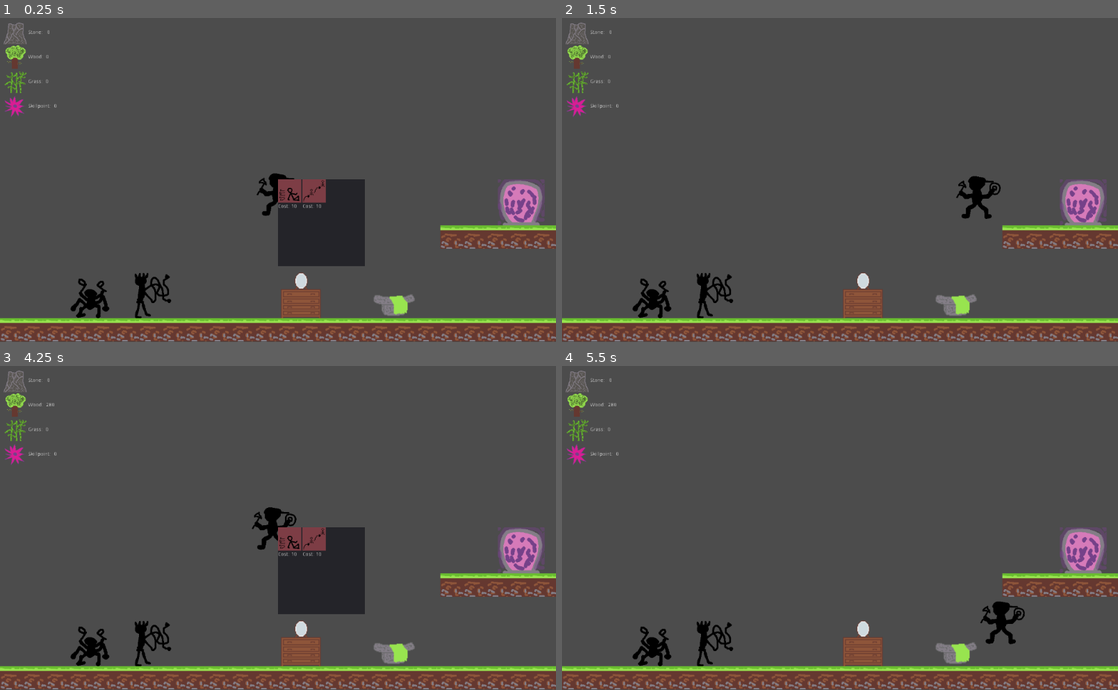
Above: before the commit, frames 1-4 (two rows, left to right).
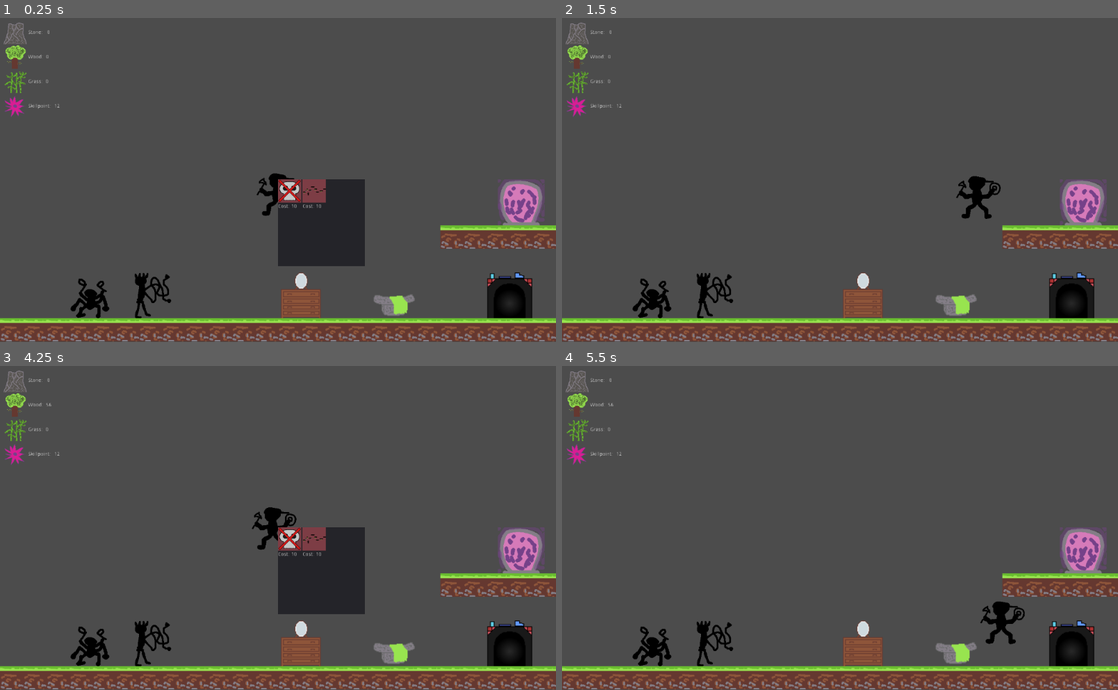
Above: after the commit, the same moments.

Repository: judo347/Project-GatheringPlatform
Game: Godot game, scene res://gamefiles/scenes/World.tscn
Same seed, same stepped clock (60 frames per second), same inputs: the game is played once before the commit and once after it.
Inputs (mouse positions are in pixels of both pictures, inside the frame that each line leads up to):
- Up to frame 1 (0.25 s): no input
- Up to frame 2 (1.5 s): move the mouse to (812, 244) at 0.52 s; hold Right (ui_right) from 0.53 s (still down); click (812, 244) at 0.6 s; tap Up (ui_up) at 0.77, 0.8, 1.07, 1.35 s; move the mouse to (1006, 228) at 1.27 s
- Up to frame 3 (4.25 s): tap Up (ui_up) at 1.52, 1.82, 2.3, 3.02, 3.32, 3.6, 3.77, 4.07 s; click (444, 576) at 1.55 s; move the mouse to (111, 479) at 2.02 s; release Right (ui_right) at 2.03 s; hold Left (ui_left) from 2.03 s (still down); click (111, 479) at 2.1 s; move the mouse to (305, 528) at 2.77 s; click (305, 528) at 2.85 s; move the mouse to (194, 447) at 3.52 s; tap Escape (ui_cancel) at 4.15 s
- Up to frame 4 (5.5 s): move the mouse to (962, 511) at 4.27 s; release Left (ui_left) at 4.28 s; hold Right (ui_right) from 4.28 s (still down); click (962, 511) at 4.35 s; tap Up (ui_up) at 4.52, 4.82, 5.3 s; move the mouse to (728, 544) at 5.02 s; click (728, 544) at 5.1 s

The runs differ from the first frame. In frame 1, 1.3% of the frame differs, in the area x 9-96%, y 26-93%; in frame 2, 1.1%; in frame 3, 1.3%, in the area x 8-96%, y 11-93%; in frame 4, 1.1%.

Commit message:
Added Unique Abilities bench with noDeathPenalty and flipWorld. NoDeathPenalty is working, flipWorld is not.

Diff:
--- a/Project-Gathering Platform/gamefiles/scenes/World.tscn
+++ b/Project-Gathering Platform/gamefiles/scenes/World.tscn
@@ -1,36 +1,44 @@
-[gd_scene load_steps=33 format=2]
+[gd_scene load_steps=39 format=2]
 
 [ext_resource path="res://gamefiles/scripts/Benches.gd" type="Script" id=1]
 [ext_resource path="res://gamefiles/scripts/bench_converter.gd" type="Script" id=2]
 [ext_resource path="res://resources/01/BenchConverter001.png" type="Texture" id=3]
 [ext_resource path="res://gamefiles/scripts/bench_charModder.gd" type="Script" id=4]
 [ext_resource path="res://resources/01/CharModBench001.png" type="Texture" id=5]
-[ext_resource path="res://gamefiles/scenes/Player.tscn" type="PackedScene" id=6]
-[ext_resource path="res://gamefiles/scripts/CharacterSelectionManager.gd" type="Script" id=7]
-[ext_resource path="res://resources/01/Character001.png" type="Texture" id=8]
-[ext_resource path="res://resources/01/Character002.png" type="Texture" id=9]
-[ext_resource path="res://resources/01/Character003.png" type="Texture" id=10]
-[ext_resource path="res://gamefiles/scripts/Portal.gd" type="Script" id=11]
-[ext_resource path="res://resources/01/Portal001.png" type="Texture" id=12]
-[ext_resource path="res://gamefiles/tilesets/tileset02.tres" type="TileSet" id=13]
-[ext_resource path="res://gamefiles/scripts/UIManager.gd" type="Script" id=14]
-[ext_resource path="res://gamefiles/scripts/MaterialConverter.gd" type="Script" id=15]
-[ext_resource path="res://resources/01/Material002.png" type="Texture" id=16]
-[ext_resource path="res://resources/01/Arrow001.png" type="Texture" id=17]
-[ext_resource path="res://resources/01/Skillpoint001.png" type="Texture" id=18]
-[ext_resource path="res://resources/01/Material003.png" type="Texture" id=19]
-[ext_resource path="res://resources/01/Material001.png" type="Texture" id=20]
-[ext_resource path="res://gamefiles/scripts/CharModder.gd" type="Script" id=21]
-[ext_resource path="res://resources/01/CharMod_Deselected001.png" type="Texture" id=22]
-[ext_resource path="res://resources/01/CharModAbility_Slide001.png" type="Texture" id=23]
-[ext_resource path="res://resources/01/CharModAbility_DoubleJump001.png" type="Texture" id=24]
-[ext_resource path="res://gamefiles/scripts/PermanentUIManager.gd" type="Script" id=25]
-[ext_resource path="res://gamefiles/scripts/AchievementManager.gd" type="Script" id=26]
+[ext_resource path="res://gamefiles/scripts/bench_unique_abilities.gd" type="Script" id=6]
+[ext_resource path="res://resources/01/BenchUniqueAbilities001.png" type="Texture" id=7]
+[ext_resource path="res://gamefiles/scenes/Player.tscn" type="PackedScene" id=8]
+[ext_resource path="res://gamefiles/scripts/CharacterSelectionManager.gd" type="Script" id=9]
+[ext_resource path="res://resources/01/Character001.png" type="Texture" id=10]
+[ext_resource path="res://resources/01/Character002.png" type="Texture" id=11]
+[ext_resource path="res://resources/01/Character003.png" type="Texture" id=12]
+[ext_resource path="res://gamefiles/scripts/Portal.gd" type="Script" id=13]
+[ext_resource path="res://resources/01/Portal001.png" type="Texture" id=14]
+[ext_resource path="res://gamefiles/tilesets/tileset02.tres" type="TileSet" id=15]
+[ext_resource path="res://gamefiles/scripts/UIManager.gd" type="Script" id=16]
+[ext_resource path="res://gamefiles/scripts/MaterialConverter.gd" type="Script" id=17]
+[ext_resource path="res://resources/01/Material002.png" type="Texture" id=18]
+[ext_resource path="res://resources/01/Arrow001.png" type="Texture" id=19]
+[ext_resource path="res://resources/01/Skillpoint001.png" type="Texture" id=20]
+[ext_resource path="res://resources/01/Material003.png" type="Texture" id=21]
+[ext_resource path="res://resources/01/Material001.png" type="Texture" id=22]
+[ext_resource path="res://gamefiles/scripts/CharModder.gd" type="Script" id=23]
+[ext_resource path="res://resources/01/CharMod_Deselected001.png" type="Texture" id=24]
+[ext_resource path="res://resources/01/CharModAbility_Slide001.png" type="Texture" id=25]
+[ext_resource path="res://resources/01/CharModAbility_DoubleJump001.png" type="Texture" id=26]
+[ext_resource path="res://gamefiles/scripts/UniqueAbilities.gd" type="Script" id=27]
+[ext_resource path="res://resources/01/UniqueAbilities_noDeathPenalty001.png" type="Texture" id=28]
+[ext_resource path="res://resources/01/UniqueAbilities_worldFlip001.png" type="Texture" id=29]
+[ext_resource path="res://gamefiles/scripts/PermanentUIManager.gd" type="Script" id=30]
+[ext_resource path="res://gamefiles/scripts/AchievementManager.gd" type="Script" id=31]
 
 [sub_resource type="RectangleShape2D" id=1]
 extents = Vector2( 64, 32 )
 
 [sub_resource type="RectangleShape2D" id=2]
+extents = Vector2( 64, 64 )
+
+[sub_resource type="RectangleShape2D" id=7]
 extents = Vector2( 64, 64 )
 
 [sub_resource type="RectangleShape2D" id=3]
@@ -55,6 +63,7 @@
 script = ExtResource( 1 )
 
 [node name="Converter" type="Area2D" parent="Benches"]
+editor/display_folded = true
 position = Vector2( 320, 320 )
 script = ExtResource( 2 )
 
@@ -77,9 +86,27 @@
 [node name="CollisionShape2D" type="CollisionShape2D" parent="Benches/CharacterModder"]
 shape = SubResource( 2 )
 
-[node name="Player" parent="." instance=ExtResource( 6 )]
+[node name="UniqueAbilities" type="Area2D" parent="Benches"]
+position = Vector2( 640, 320 )
+script = ExtResource( 6 )
+__meta__ = {
+"_edit_group_": true
+}
+
+[node name="Sprite" type="Sprite" parent="Benches/UniqueAbilities"]
+scale = Vector2( 2, 2 )
+texture = ExtResource( 7 )
+
+[node name="CollisionShape2D" type="CollisionShape2D" parent="Benches/UniqueAbilities"]
+shape = SubResource( 7 )
+__meta__ = {
+"_edit_group_": true
+}
+
+[node name="Player" parent="." instance=ExtResource( 8 )]
 
 [node name="OutOfBounds" type="Node2D" parent="."]
+editor/display_folded = true
 
 [node name="StaticBody2D" type="StaticBody2D" parent="OutOfBounds"]
 
@@ -140,37 +167,38 @@
 shape = SubResource( 5 )
 
 [node name="Sprite" type="Sprite" parent="CharacterSelection/Slot3"]
-texture = ExtResource( 10 )
+texture = ExtResource( 12 )
 
 [node name="Portal" type="Area2D" parent="."]
 editor/display_folded = true
 position = Vector2( 672, 64 )
-script = ExtResource( 11 )
+script = ExtResource( 13 )
 __meta__ = {
 "_edit_group_": true
 }
 
 [node name="Sprite" type="Sprite" parent="Portal"]
-texture = ExtResource( 12 )
+texture = ExtResource( 14 )
 
 [node name="CollisionShape2D" type="CollisionShape2D" parent="Portal"]
 shape = SubResource( 6 )
 
 [node name="TileMap" type="TileMap" parent="."]
-tile_set = ExtResource( 13 )
+tile_set = ExtResource( 15 )
 format = 1
 tile_data = PoolIntArray( 131079, 0, 0, 131080, 0, 0, 131081, 0, 0, 131082, 0, 0, 131083, 0, 0, 458740, 0, 0, 458741, 0 …(313 unchanged characters)…
 
 [node name="UImaster" type="Node" parent="."]
-script = ExtResource( 14 )
+script = ExtResource( 16 )
 
 [node name="MaterialConverter" type="Panel" parent="UImaster"]
+editor/display_folded = true
 visible = false
 margin_right = 240.0
 margin_bottom = 240.0
 grow_horizontal = 2
 size_flags_horizontal = 0
-script = ExtResource( 15 )
+script = ExtResource( 17 )
 
 [node name="VBoxContainer" type="VBoxContainer" parent="UImaster/MaterialConverter"]
 editor/display_folded = true
@@ -346,11 +374,75 @@
 margin_bottom = 82.0
 text = "Cost: x"
 
+[node name="UniqueAbilities" type="Panel" parent="UImaster"]
+margin_right = 240.0
+margin_bottom = 240.0
+script = ExtResource( 27 )
+
+[node name="VBoxContainer" type="VBoxContainer" parent="UImaster/UniqueAbilities"]
+margin_right = 40.0
+margin_bottom = 40.0
+
+[node name="HBoxContainer" type="HBoxContainer" parent="UImaster/UniqueAbilities/VBoxContainer"]
+margin_right = 132.0
+margin_bottom = 82.0
+
+[node name="NoDeathPenalty" type="VBoxContainer" parent="UImaster/UniqueAbilities/VBoxContainer/HBoxContainer"]
+margin_right = 64.0
+margin_bottom = 82.0
+
+[node name="CenterContainer" type="CenterContainer" parent="UImaster/UniqueAbilities/VBoxContainer/HBoxContainer/NoDeathPenalty"]
+margin_right = 64.0
+margin_bottom = 64.0
+
+[node name="TextureRect2" type="TextureRect" parent="UImaster/UniqueAbilities/VBoxContainer/HBoxContainer/NoDeathPenalty/CenterContainer"]
+margin_right = 64.0
+margin_bottom = 64.0
+texture = ExtResource( 24 )
+
+[node name="TextureRect" type="TextureRect" parent="UImaster/UniqueAbilities/VBoxContainer/HBoxContainer/NoDeathPenalty/CenterContainer"]
+margin_right = 64.0
+margin_bottom = 64.0
+texture = ExtResource( 28 )
+
+[node name="Label" type="Label" parent="UImaster/UniqueAbilities/VBoxContainer/HBoxContainer/NoDeathPenalty"]
+margin_top = 68.0
+margin_right = 64.0
+margin_bottom = 82.0
+text = "Cost: x"
+
+[node name="WorldFlip" type="VBoxContainer" parent="UImaster/UniqueAbilities/VBoxContainer/HBoxContainer"]
+margin_left = 68.0
+margin_right = 132.0
+margin_bottom = 82.0
+
+[node name="CenterContainer" type="CenterContainer" parent="UImaster/UniqueAbilities/VBoxContainer/HBoxContainer/WorldFlip"]
+margin_right = 64.0
+margin_bottom = 64.0
+
+[node name="TextureRect2" type="TextureRect" parent="UImaster/UniqueAbilities/VBoxContainer/HBoxContainer/WorldFlip/CenterContainer"]
+margin_right = 64.0
+margin_bottom = 64.0
+texture = ExtResource( 24 )
+
+[node name="TextureRect" type="TextureRect" parent="UImaster/UniqueAbilities/VBoxContainer/HBoxContainer/WorldFlip/CenterContainer"]
+margin_right = 64.0
+margin_bottom = 64.0
+texture = ExtResource( 29 )
+
+[node name="Label" type="Label" parent="UImaster/UniqueAbilities/VBoxContainer/HBoxContainer/WorldFlip"]
+margin_top = 68.0
+margin_right = 64.0
+margin_bottom = 82.0
+text = "Cost: x"
+
 [node name="PermanentUI" type="Node2D" parent="UImaster"]
+editor/display_folded = true
 position = Vector2( -768, -448 )
-script = ExtResource( 25 )
+script = ExtResource( 30 )
 
 [node name="MarginContainer" type="MarginContainer" parent="UImaster/PermanentUI"]
+editor/display_folded = true
 margin_left = 10.0
 margin_top = 10.0
 margin_right = 10.0
@@ -487,3 +579,7 @@
 [connection signal="mouse_exited" from="UImaster/CharModder/VBoxContainer/HBoxContainer/Slide/Slide/TextureRect" to="UImaster/CharModder" method="mouse_exit_ability" binds= [ 0 ]]
 [connection signal="mouse_entered" from="UImaster/CharModder/VBoxContainer/HBoxContainer/DoubleJump/DoubleJump/TextureRect" to="UImaster/CharModder" method="mouse_entered_ability" binds= [ 1 ]]
 [connection signal="mouse_exited" from="UImaster/CharModder/VBoxContainer/HBoxContainer/DoubleJump/DoubleJump/TextureRect" to="UImaster/CharModder" method="mouse_exit_ability" binds= [ 1 ]]
+[connection signal="mouse_entered" from="UImaster/UniqueAbilities/VBoxContainer/HBoxContainer/NoDeathPenalty/CenterContainer/TextureRect" to="UImaster/UniqueAbilities" method="mouse_entered_ability" binds= [ 1 ]]
+[connection signal="mouse_exited" from="UImaster/UniqueAbilities/VBoxContainer/HBoxContainer/NoDeathPenalty/CenterContainer/TextureRect" to="UImaster/UniqueAbilities" method="mouse_exit_ability" binds= [ 1 ]]
+[connection signal="mouse_entered" from="UImaster/UniqueAbilities/VBoxContainer/HBoxContainer/WorldFlip/CenterContainer/TextureRect" to="UImaster/UniqueAbilities" method="mouse_entered_ability" binds= [ 0 ]]
+[connection signal="mouse_exited" from="UImaster/UniqueAbilities/VBoxContainer/HBoxContainer/WorldFlip/CenterContainer/TextureRect" to="UImaster/UniqueAbilities" method="mouse_exit_ability" binds= [ 0 ]]
--- a/Project-Gathering Platform/gamefiles/scripts/Benches.gd
+++ b/Project-Gathering Platform/gamefiles/scripts/Benches.gd
@@ -2,9 +2,12 @@
 
 var is_player_touching_converter = false
 var is_player_touching_charModder = false
+var is_palyer_touching_uniqueAbilities = false
 
 func show_ui_player_is_touching():
 	if is_player_touching_charModder:
 		get_parent().get_node("UImaster").show_CharModder()
 	elif is_player_touching_converter:
 		get_parent().get_node("UImaster").show_MaterialConverter()
+	elif is_palyer_touching_uniqueAbilities:
+		get_parent().get_node("UImaster").show_UniqueAbilities()
--- a/Project-Gathering Platform/gamefiles/scripts/Killzone.gd
+++ b/Project-Gathering Platform/gamefiles/scripts/Killzone.gd
@@ -7,4 +7,8 @@
 		return
 
 	# get_parent().get_parent().get_node("Player").queue_free()
+
+	# Death penalty
+	playerInventory.trigger_deathPenalty()
+
 	get_tree().change_scene("gamefiles/scenes/World.tscn")
--- a/Project-Gathering Platform/gamefiles/scripts/UIManager.gd
+++ b/Project-Gathering Platform/gamefiles/scripts/UIManager.gd
@@ -12,7 +12,8 @@
 func _process(delta):
 
 	get_node("MaterialConverter").material_converter_tick()
-	get_node("CharModder").charModder_converter_tick()
+	get_node("CharModder").charModder_converter_tick() #TODO rename method (-converter)
+	get_node("UniqueAbilities").uniqueAbilities_tick()
 	close_ui_key_checker()
 
 func close_ui_key_checker():
@@ -32,6 +33,7 @@
 	hide_MaterialConverter()
 	hide_CharModder()
 	hide_AchievementMenu()
+	hide_UniqueAbilities()
 
 func show_MaterialConverter():
 	get_node("MaterialConverter").show()
@@ -45,6 +47,12 @@
 func hide_CharModder():
 	get_node("CharModder").hide()
 
+func show_UniqueAbilities():
+	get_node("UniqueAbilities").show()
+
+func hide_UniqueAbilities():
+	get_node("UniqueAbilities").hide()
+
 func show_AchievementMenu():
 	get_node("UIFullscreens/AchievementMenu").show()
 
--- /dev/null
+++ b/Project-Gathering Platform/gamefiles/scripts/UniqueAbilities.gd
@@ -0,0 +1,69 @@
+extends Panel
+
+var mouseIsOver_noDeathPenalty = false
+var mouseIsOver_worldFlip = false
+
+var is_noDeathPenalty_selected = false
+var is_worldFlip_selected = false
+
+var noDeathPenalty_cost = 10
+var worldFlip_cost = 10
+
+func _ready():
+	get_node("VBoxContainer/HBoxContainer/NoDeathPenalty/Label").text = "Cost: " + str(noDeathPenalty_cost)
+	get_node("VBoxContainer/HBoxContainer/WorldFlip/Label").text = "Cost: " + str(worldFlip_cost)
+
+func uniqueAbilities_tick():
+	if Input.is_action_just_pressed("ui_mouse_left"):
+		if mouseIsOver_noDeathPenalty:
+			if is_noDeathPenalty_selected:
+				change_status_noDeathPenalty(false)
+			else:
+				if playerInventory.skillpoints >= noDeathPenalty_cost:
+					change_status_noDeathPenalty(true)
+		elif mouseIsOver_worldFlip:
+			if is_worldFlip_selected:
+				change_status_worldFlip(false)
+			else:
+				if playerInventory.skillpoints >= worldFlip_cost:
+					change_status_worldFlip(true)
+
+		get_parent().get_node("PermanentUI").update_labels()
+
+func mouse_entered_ability(ability_number):
+	print("Enter ability: ", ability_number)
+
+	match ability_number:
+		0: mouseIsOver_worldFlip = true
+		1: mouseIsOver_noDeathPenalty = true
+
+func mouse_exit_ability(ability_number):
+	print("Exit ability: ", ability_number)
+
+	match ability_number:
+		0: mouseIsOver_worldFlip = false
+		1: mouseIsOver_noDeathPenalty = false
+
+# Called when double jump is selected or de-selected
+func change_status_noDeathPenalty(var isEnabled):
+	if isEnabled:
+		get_node("VBoxContainer/HBoxContainer/NoDeathPenalty/CenterContainer/TextureRect2").texture = global_variables.bench_charModder_background_selected
+		playerInventory.remove_skillpoints(noDeathPenalty_cost)
+	else:
+		get_node("VBoxContainer/HBoxContainer/NoDeathPenalty/CenterContainer/TextureRect2").texture = global_variables.bench_charModder_background_deselected
+		playerInventory.add_skillpoints(noDeathPenalty_cost)
+
+	is_noDeathPenalty_selected = isEnabled
+	playerData.is_noDeathPenalty_enabled = isEnabled
+
+# Called when slide is selected or de-selected
+func change_status_worldFlip(var isEnabled):
+	if isEnabled:
+		get_node("VBoxContainer/HBoxContainer/WorldFlip/CenterContainer/TextureRect2").texture = global_variables.bench_charModder_background_selected
+		playerInventory.remove_skillpoints(worldFlip_cost)
+	else:
+		get_node("VBoxContainer/HBoxContainer/WorldFlip/CenterContainer/TextureRect2").texture = global_variables.bench_charModder_background_deselected
+		playerInventory.add_skillpoints(worldFlip_cost)
+
+	is_worldFlip_selected = isEnabled
+	playerData.is_worldFlip_enabled = isEnabled
--- a/Project-Gathering Platform/gamefiles/scripts/autoload/global_variables.gd
+++ b/Project-Gathering Platform/gamefiles/scripts/autoload/global_variables.gd
@@ -14,3 +14,6 @@
 var bench_charModder_background_deselected = load("res://resources/01/CharMod_Deselected001.png")
 
 var achievement_gameobject = load("res://gamefiles/scenes/game_objects/Achievement.tscn")
+
+# The % of materials lost on death in a level
+var death_penalty_percent = 80
--- a/Project-Gathering Platform/gamefiles/scripts/autoload/playerData.gd
+++ b/Project-Gathering Platform/gamefiles/scripts/autoload/playerData.gd
@@ -5,4 +5,8 @@
 
 # Char modding abilities
 var hasDoubleJump = false
-var hasSlide = true
+var hasSlide = false
+
+# Unique abilities
+var is_noDeathPenalty_enabled = false
+var is_worldFlip_enabled = false
--- a/Project-Gathering Platform/gamefiles/scripts/autoload/playerInventory.gd
+++ b/Project-Gathering Platform/gamefiles/scripts/autoload/playerInventory.gd
@@ -4,7 +4,7 @@
 var material_wood_count = 0
 var material_stone_count = 0
 
-var skillpoints = 0
+var skillpoints = 12 #TODO DEBUG: default = 0
 
 func add_skillpoint():
 	skillpoints =+ 1
@@ -30,6 +30,19 @@
 
 	debug_print() # TODO temp debugging
 
+func trigger_deathPenalty():
+	if playerData.is_noDeathPenalty_enabled:
+		return
+
+	var keep_percent = ((100 - float(global_variables.death_penalty_percent)) / 100)
+
+	print("Death penalty triggered!")
+	print("Keep % = ", keep_percent)
+
+	material_grass_count = material_grass_count * keep_percent
+	material_stone_count = material_stone_count * keep_percent
+	material_wood_count = material_wood_count * keep_percent
+
 func debug_print():
 	print("Player inventory report:")
 	print("Grass amount: ", material_grass_count)
--- /dev/null
+++ b/Project-Gathering Platform/gamefiles/scripts/bench_unique_abilities.gd
@@ -0,0 +1,17 @@
+extends Area2D
+
+# Called when the node enters the scene tree for the first time.
+func _ready():
+	pass # Replace with function body.
+
+func _physics_process(delta):
+	var wasPlayerBodyFound = false
+	var bodies = get_overlapping_bodies()
+	for body in bodies:
+		if body.name == "Player":
+			wasPlayerBodyFound = true
+
+	if wasPlayerBodyFound:
+		get_parent().is_palyer_touching_uniqueAbilities = true
+	else:
+		get_parent().is_palyer_touching_uniqueAbilities = false
Not shown: 19 places in Project-Gathering Platform/gamefiles/scenes/World.tscn that only renumber resources
Binary file added: Project-Gathering Platform/resources/01/BenchUniqueAbilities001.png
Not shown, added: Project-Gathering Platform/resources/01/BenchUniqueAbilities001.png.import
Binary file added: Project-Gathering Platform/resources/01/UniqueAbilities_noDeathPenalty001.png
Not shown, added: Project-Gathering Platform/resources/01/UniqueAbilities_noDeathPenalty001.png.import
Binary file added: Project-Gathering Platform/resources/01/UniqueAbilities_worldFlip001.png
Not shown, added: Project-Gathering Platform/resources/01/UniqueAbilities_worldFlip001.png.import
Not shown, added: RawAssets/FirstVersion/BenchUniqueAbilities001.aseprite
Not shown, added: RawAssets/FirstVersion/BenchUniqueAbilities001.png
Not shown, added: RawAssets/FirstVersion/UniqueAbilities_noDeathPenalty001.aseprite
Not shown, added: RawAssets/FirstVersion/UniqueAbilities_noDeathPenalty001.png
Not shown, added: RawAssets/FirstVersion/UniqueAbilities_worldFlip001.aseprite
(and 1 more such lines)
